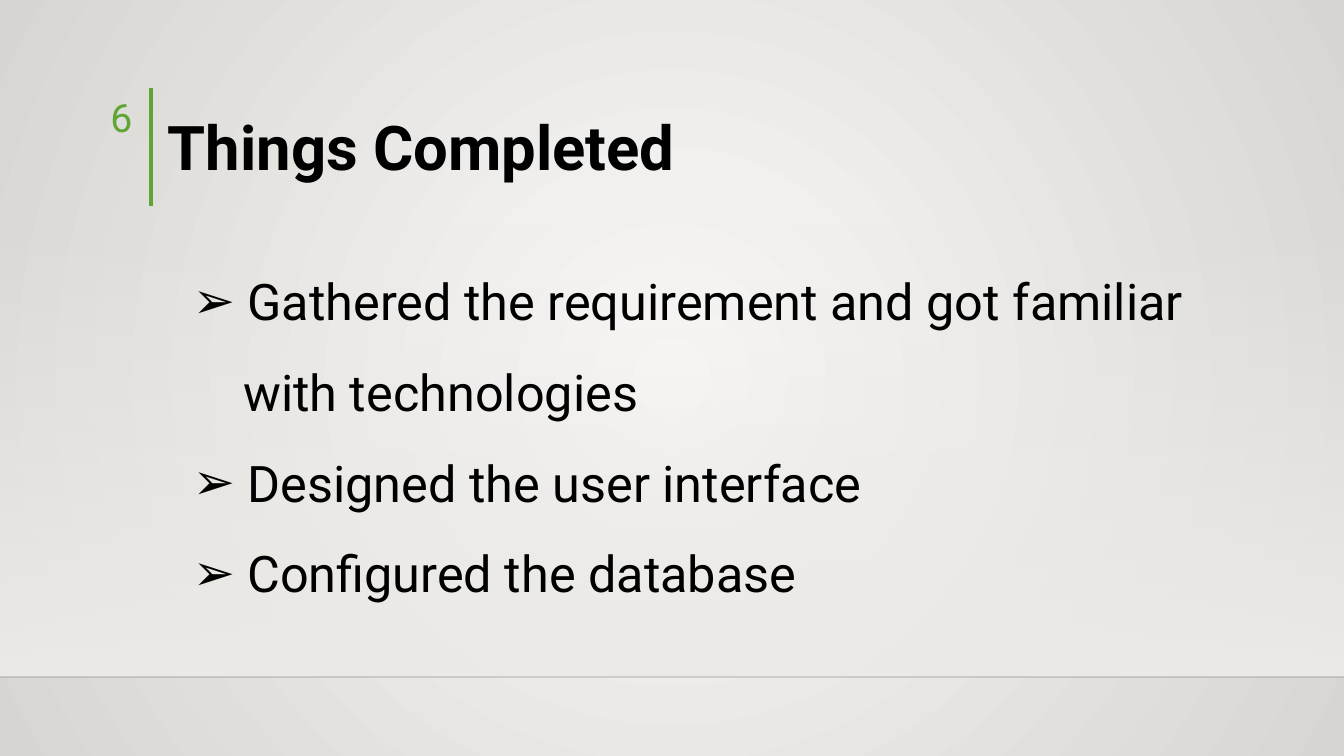
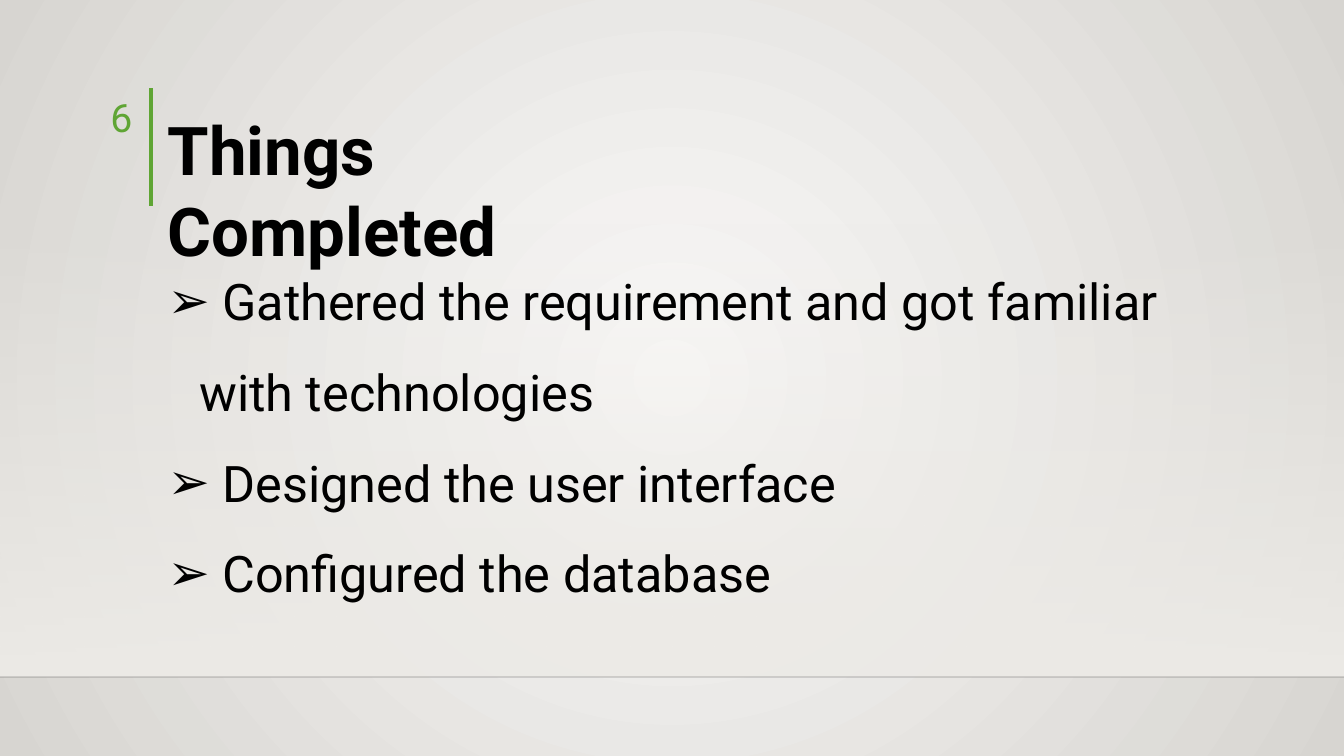
Before and after one commit to hisni/CO227-Project, a slide deck: slide 6 of Presantation/Presentation - Final.pptx. Drawn at 1344x756 pixels with LibreOffice and Linux fonts; fonts in the diff are those of the drawing; background and template pictures are left out. Boxes give left, top, right and bottom in pixels: in the first picture for what was removed or moved away, otherwise in the second. Text is boxed around its words. In the diff, an @@ line names an element or a change of style, - is before the commit and + after.

```diff
--- a/Presantation/Presentation - Final.pptx
+++ b/Presantation/Presentation - Final.pptx
@@ text "Things Completed" at <box>168,124,497,270</box>: size 44 to 48 pt @@
@@ text "Gathered the requirement and got ..." rewrapped from <box>243,281,1183,603</box> to <box>199,281,1157,603</box> @@
```
Also in this commit, not shown: 7 other slides changed.
